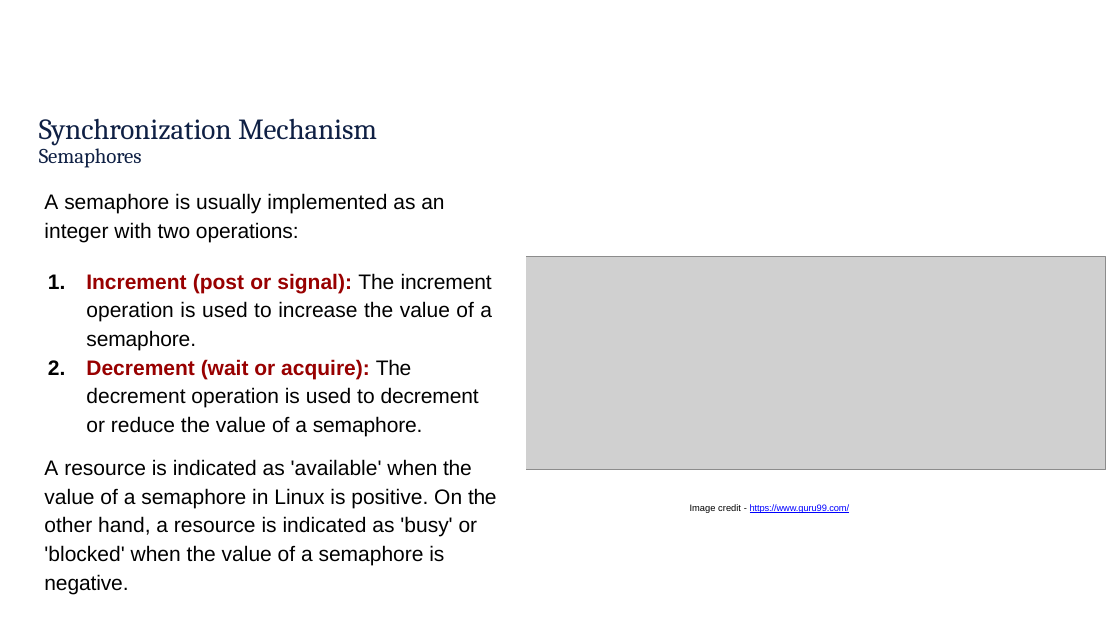
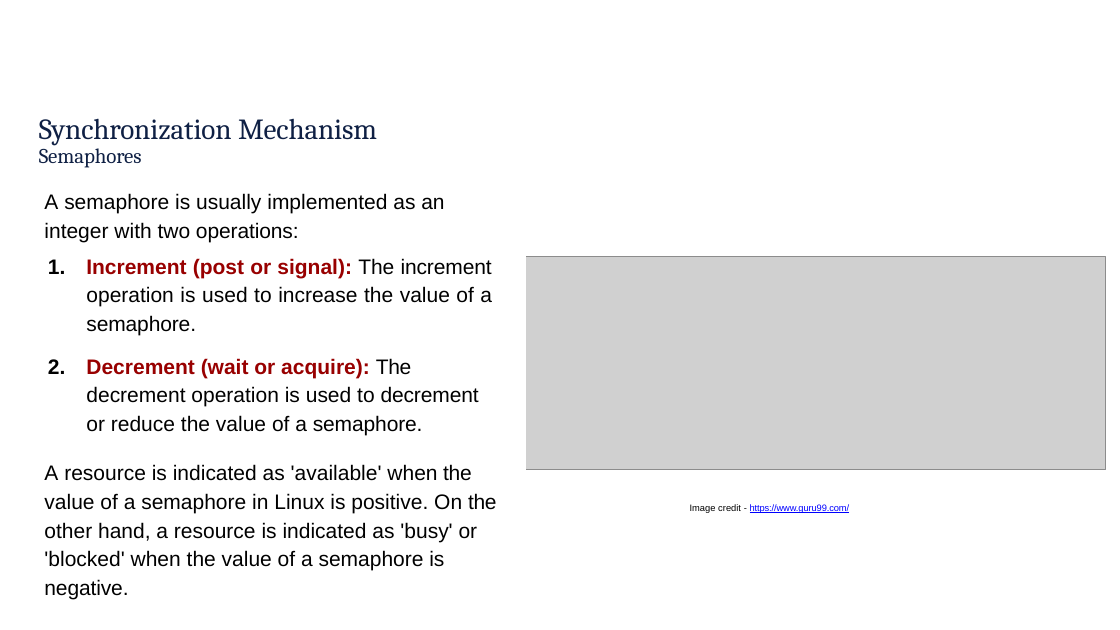
Before and after one commit to rbjohns8/CSC362-Spring-2026, a slide deck: slide 24 of Lecture Slides/19 - Thread Synchronization Mechanisms.pptx. Drawn at 1120x630 pixels with LibreOffice and Linux fonts; fonts in the diff are those of the drawing; grey boxes stand for pictures; background and template pictures are left out. Boxes give left, top, right and bottom in pixels: in the first picture for what was removed or moved away, otherwise in the second. Text is boxed around its words. In the diff, an @@ line names an element or a change of style, - is before the commit and + after.

```diff
--- a/Lecture Slides/19 - Thread Synchronization Mechanisms.pptx
+++ b/Lecture Slides/19 - Thread Synchronization Mechanisms.pptx
@@ text at (86,258,492,335): less space between paragraphs @@
@@ text "A resource is indicated as ...": place and size @@
-text "A resource is indicated as ..." at (44,459,497,594)
+text "A resource is indicated as ..." at (44,464,497,599)
```
Also in this commit, not shown: 14 other slides changed, 1 other file.
